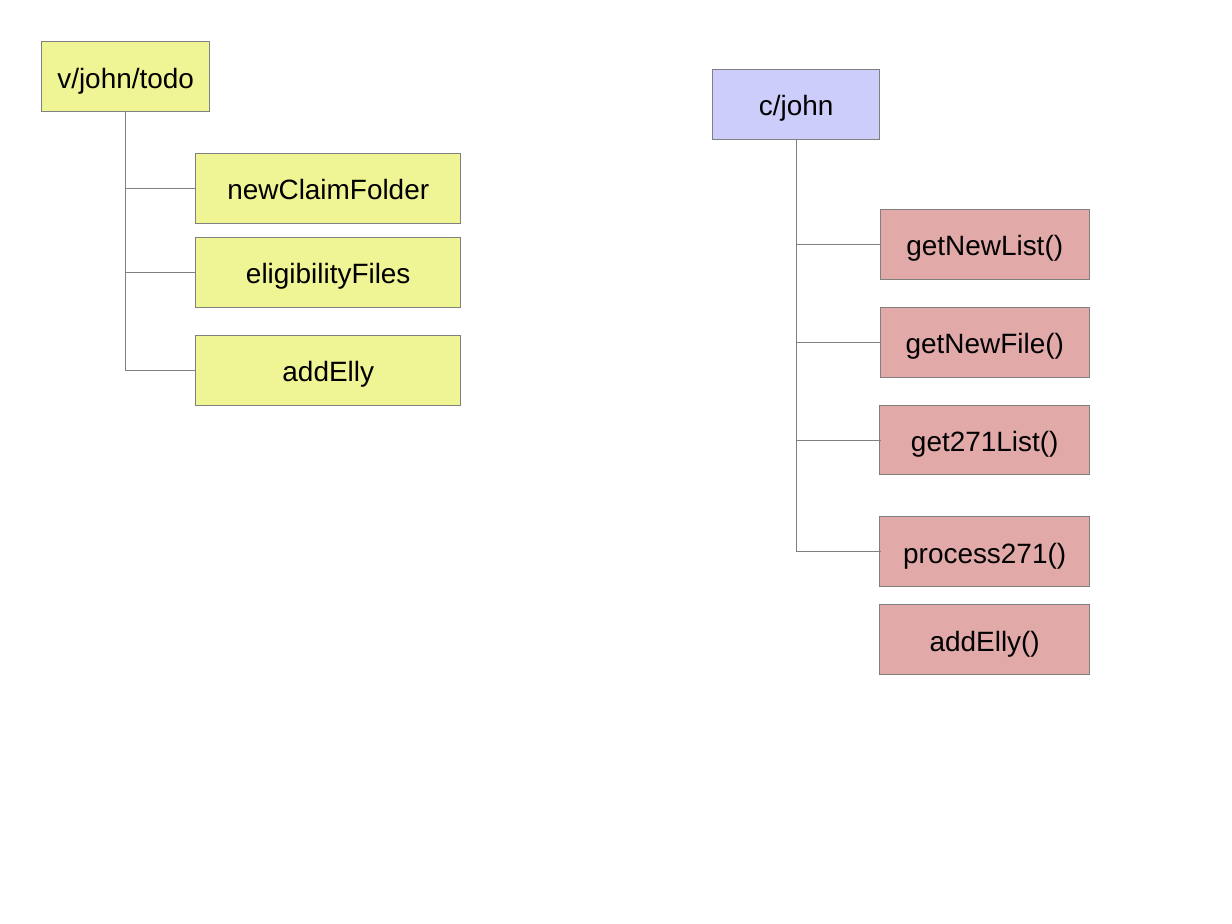
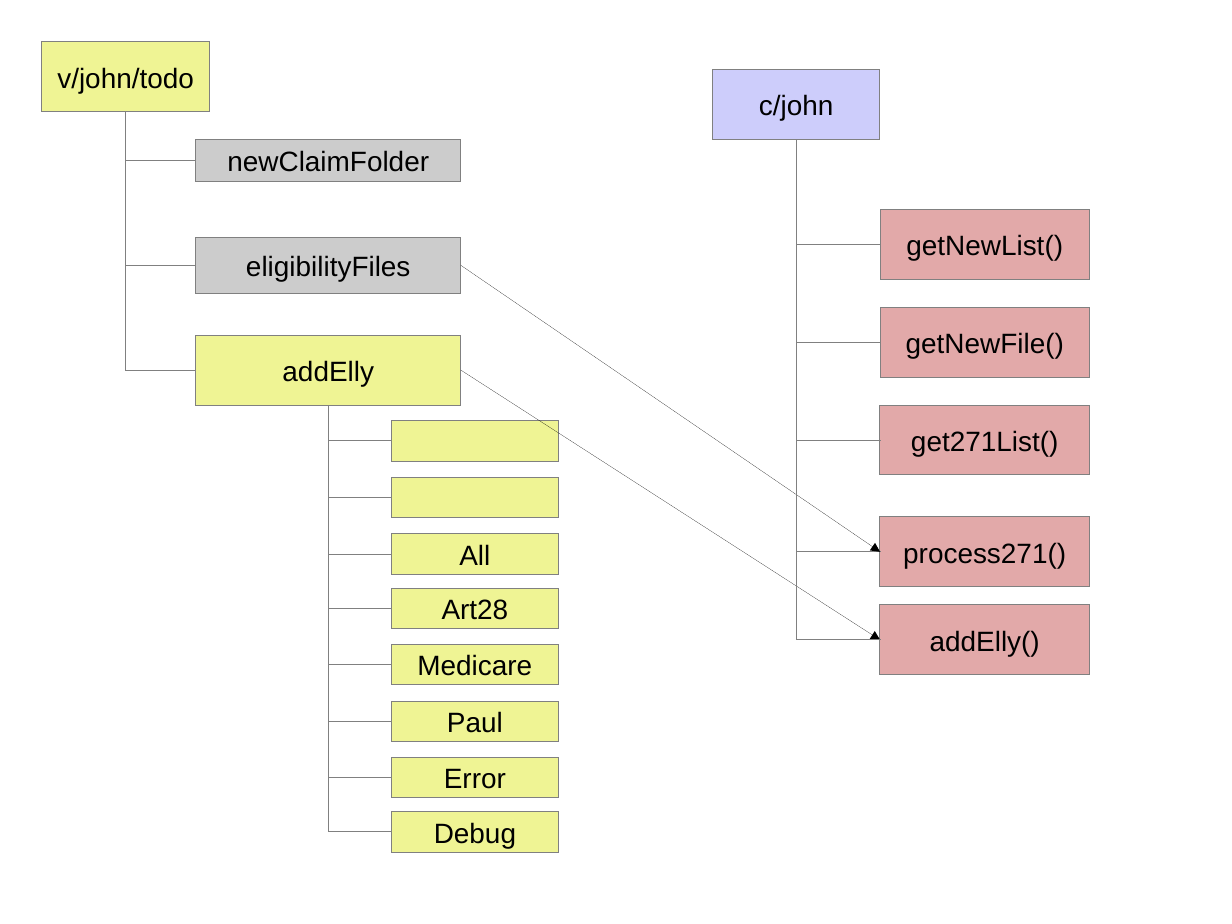
Before and after one commit to JamesLeB/Stout, a slide deck: slide 4 of Documents/BillingSystem.odp. Drawn at 1232x924 pixels with LibreOffice and Linux fonts; fonts in the diff are those of the drawing. Boxes give left, top, right and bottom in pixels: in the first picture for what was removed or moved away, otherwise in the second. Text is boxed around its words. In the diff, an @@ line names an element or a change of style, - is before the commit and + after.

Commit message:
update docs

```diff
--- a/Documents/BillingSystem.odp
+++ b/Documents/BillingSystem.odp
@@ elbow line moved from (125, 112) - (196, 273) to (125, 112) - (196, 266) @@
@@ elbow line moved from (125, 112) - (196, 189) to (125, 112) - (196, 161) @@
@@ rectangle "newClaimFolder" at box(196, 140, 462, 181): fill #EFF494 to #CCCCCC @@
@@ rectangle "newClaimFolder": place and size @@
-rectangle "newClaimFolder" at box(196, 154, 462, 224)
+rectangle "newClaimFolder" at box(196, 140, 462, 181)
@@ elbow line added from (797, 140) to (881, 639), #808080 0 pt @@
@@ rectangle "eligibilityFiles": place and size @@
-rectangle "eligibilityFiles" at box(196, 238, 462, 307)
+rectangle "eligibilityFiles" at box(196, 238, 462, 294)
@@ rectangle "eligibilityFiles" at box(196, 238, 462, 294): fill #EFF494 to #CCCCCC @@
@@ arrow added from (462, 265) to (881, 552), #000000 0 pt @@
@@ arrow added from (462, 370) to (881, 641), #000000 0 pt @@
@@ elbow line added from (329, 405) to (391, 440), #808080 0 pt @@
@@ elbow line added from (329, 405) to (391, 497), #808080 0 pt @@
@@ elbow line added from (329, 405) to (391, 555), #808080 0 pt @@
@@ elbow line added from (329, 405) to (391, 608), #808080 0 pt @@
@@ elbow line added from (329, 405) to (391, 664), #808080 0 pt @@
@@ elbow line added from (329, 405) to (391, 722), #808080 0 pt @@
@@ elbow line added from (329, 405) to (391, 778), #808080 0 pt @@
@@ elbow line added from (329, 405) to (391, 832), #808080 0 pt @@
@@ rectangle added at box(391, 420, 559, 461), fill #EFF494, outline #808080 0 pt @@
@@ rectangle added at box(391, 477, 559, 518), fill #EFF494, outline #808080 0 pt @@
@@ rectangle added at box(391, 534, 559, 575), fill #EFF494, outline #808080 0 pt, 18 pt, text #000000 @@
+All
@@ rectangle added at box(391, 588, 559, 628), fill #EFF494, outline #808080 0 pt, 18 pt, text #000000 @@
+Art28
@@ rectangle added at box(391, 644, 559, 684), fill #EFF494, outline #808080 0 pt, 18 pt, text #000000 @@
+Medicare
@@ rectangle added at box(391, 702, 559, 742), fill #EFF494, outline #808080 0 pt, 18 pt, text #000000 @@
+Paul
@@ rectangle added at box(391, 758, 559, 798), fill #EFF494, outline #808080 0 pt, 18 pt, text #000000 @@
+Error
@@ rectangle added at box(391, 812, 559, 852), fill #EFF494, outline #808080 0 pt, 18 pt, text #000000 @@
+Debug
```
